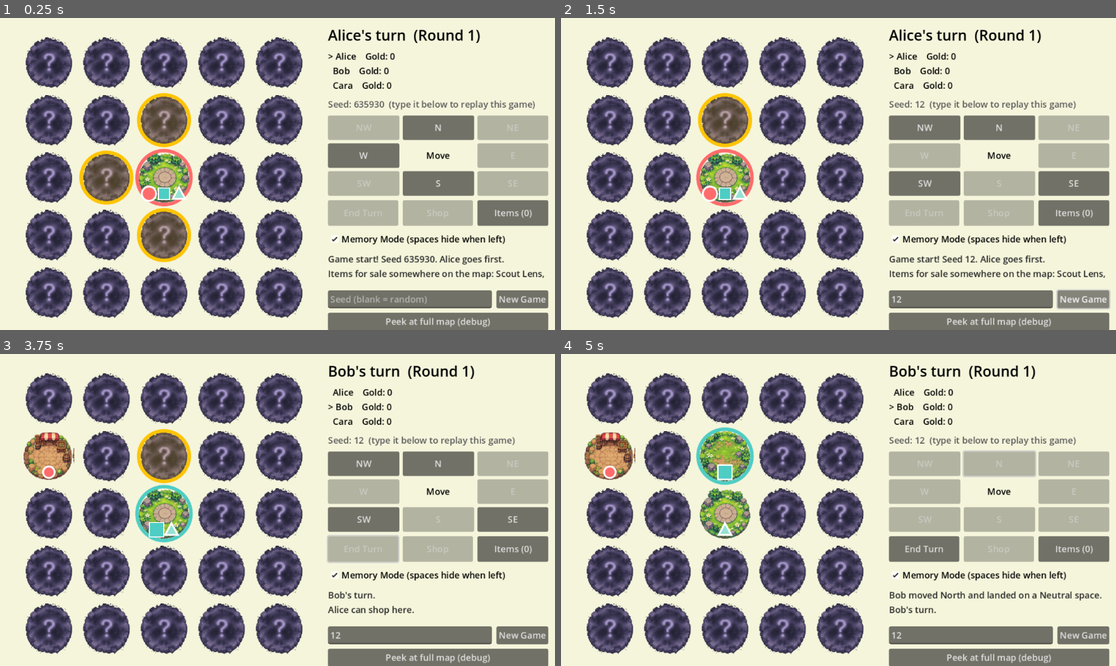
Above: before the commit, frames 1-4 (two rows, left to right).
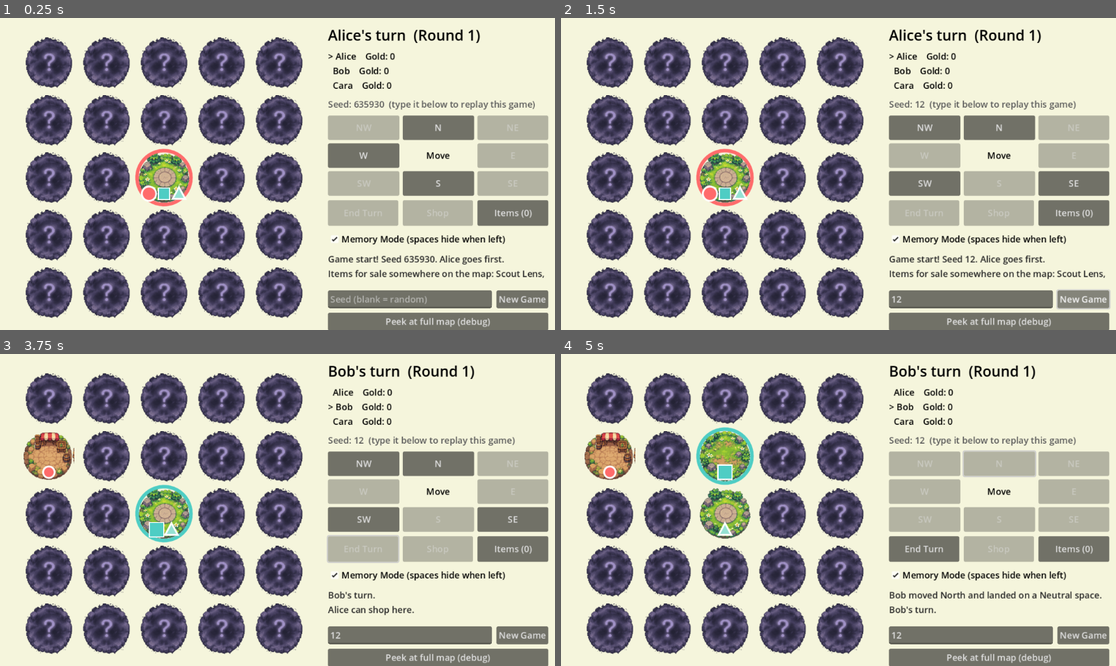
Above: after the commit, the same moments.

Repository: xavierrao/blindMazeNavigationGodot
Game: Godot game, scene res://scenes/main.tscn
Same seed, same stepped clock (60 frames per second), same inputs: the game is played once before the commit and once after it.
Inputs (mouse positions are in pixels of both pictures, inside the frame that each line leads up to):
- Up to frame 1 (0.25 s): no input
- Up to frame 2 (1.5 s): click (971, 298) at 0.52 s; type "12" at 0.6 s; click "New Game" at 1.25 s
- Up to frame 3 (3.75 s): click "New Game" at 2 s; click "NW" at 2.75 s; click "End Turn" at 3.5 s
- Up to frame 4 (5 s): click "N" at 4.25 s

The runs differ from the first frame. In frame 1, 4.1% of the frame differs, in the area x 14-35%, y 24-79%; in frame 2, 1.4%; in frame 3, 1.4%; in frame 4, nothing differs.

Commit message:
Removed move highlighting

Diff:
--- a/scripts/board_view.gd
+++ b/scripts/board_view.gd
@@ -10,7 +10,6 @@
 const BG_COLOR := Color("#F5F5DC")
 const HIDDEN_FILL := Color("#3E4261")
 const HIDDEN_BORDER := Color("#2A2D45")
-const HIGHLIGHT := Color("#FFC400")
 
 var state: GameState
 
@@ -71,7 +70,6 @@
 	_update_layout()
 	var font_size := int(clampf(_cell * 0.17, 9.0, 28.0))
 	var radius := _cell * 0.44
-	var hint_targets := _adjacent_targets()
 	var current_pos: int = state.current()["position"]
 	var current_color: Color = MapReveal.PLAYER_COLORS[
 		state.current_player % MapReveal.PLAYER_COLORS.size()]
@@ -82,9 +80,6 @@
 			_draw_face_up(center, radius, state.space_type(id), font_size)
 		else:
 			_draw_face_down(center, radius)
-		if hint_targets.has(id):
-			draw_circle(center, radius, Color(HIGHLIGHT, 0.18))
-			draw_arc(center, radius, 0.0, TAU, 48, HIGHLIGHT, 5.0, true)
 		if id == current_pos:
 			draw_arc(center, radius + 3.0, 0.0, TAU, 48, current_color, 5.0, true)
 
@@ -109,19 +104,6 @@
 	draw_circle(center, radius, HIDDEN_FILL)
 	draw_arc(center, radius, 0.0, TAU, 48, HIDDEN_BORDER, 3.0, true)
 	_draw_text_lines(center - Vector2(0.0, _cell * 0.05), "?", int(_cell * 0.4), Color(1, 1, 1, 0.35))
-
-
-# Adjacent spaces the current player can step to. Long-distance exits are not
-# highlighted - those are only available from the direction pad.
-func _adjacent_targets() -> Dictionary:
-	var result := {}
-	var moves := state.legal_moves()
-	var from: int = state.current()["position"]
-	for direction in moves:
-		var target: int = moves[direction]
-		if GameState.distance(from, target) <= 1:
-			result[target] = true
-	return result
 
 
 func _draw_tokens() -> void:
